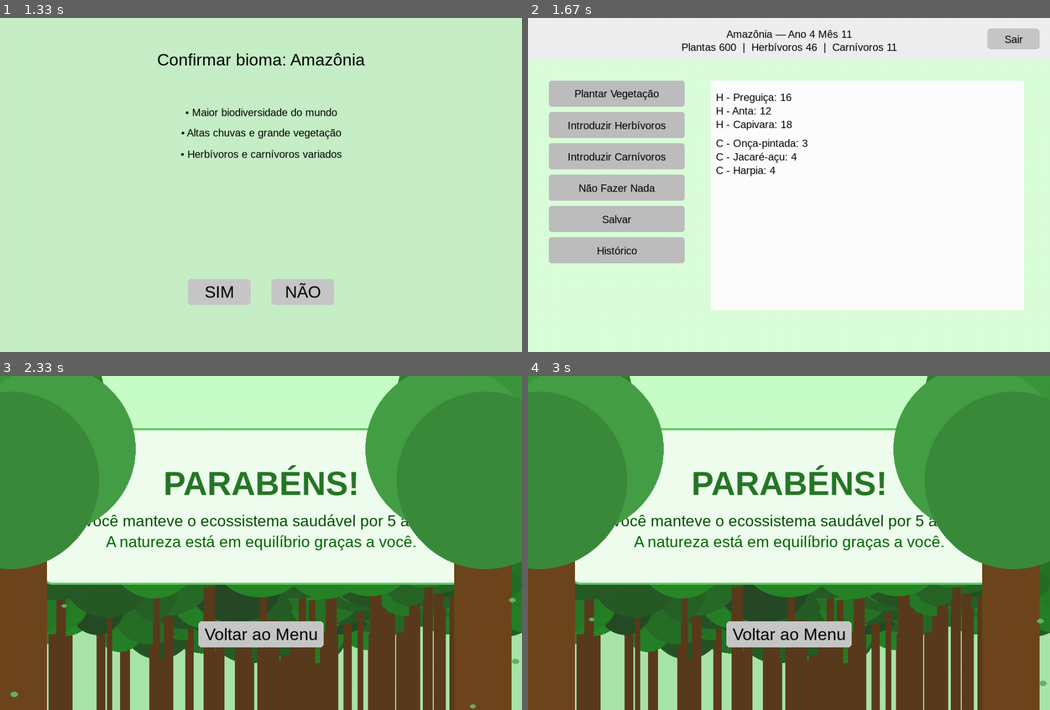
Above: before the commit, frames 1-4 (two rows, left to right).
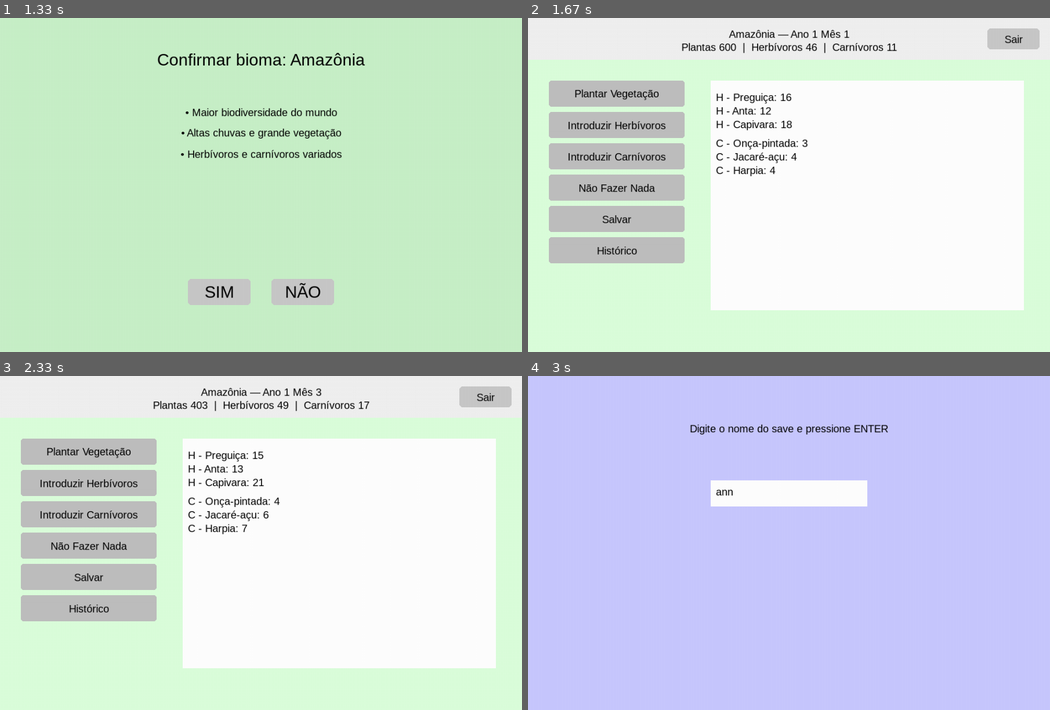
Above: after the commit, the same moments.

Repository: HederGabriel/Reflora
Game: pygame game, started from main.py
Same seed, same stepped clock (60 frames per second), same inputs: the game is played once before the commit and once after it.
Inputs (mouse positions are in pixels of both pictures, inside the frame that each line leads up to):
- Up to frame 1 (1.33 s): click (261, 185) at 0.38 s; click (261, 205) at 0.72 s; click "Amazônia" at 1.05 s
- Up to frame 2 (1.67 s): click "SIM" at 1.38 s
- Up to frame 3 (2.33 s): click (135, 476) at 1.72 s; click "Introduzir Carnívoros" at 2.05 s
- Up to frame 4 (3 s): click (616, 576) at 2.38 s, where only the run after the commit has a clickable "Salvar"; type "ann" at 2.67 s

Frame 1 is identical in both runs. In frame 2, 0.3% of the frame differs, in the area x 38-63%, y 3-7%; in frame 3, 80%; in frame 4, 98%, in the area x 0-100%, y 0-100%.

Commit message:
Atualização do ano

Diff:
--- a/ecossistema.py
+++ b/ecossistema.py
@@ -10,8 +10,8 @@
 class Ecossistema:
     def __init__(self, bioma, estado_salvo=None):
         self.bioma = bioma
-        self.mes = 11
-        self.ano = 4
+        self.mes = 1
+        self.ano = 1
 
         # Configuração inicial por bioma + capacidade de plantas
         if bioma == "Amazônia":
